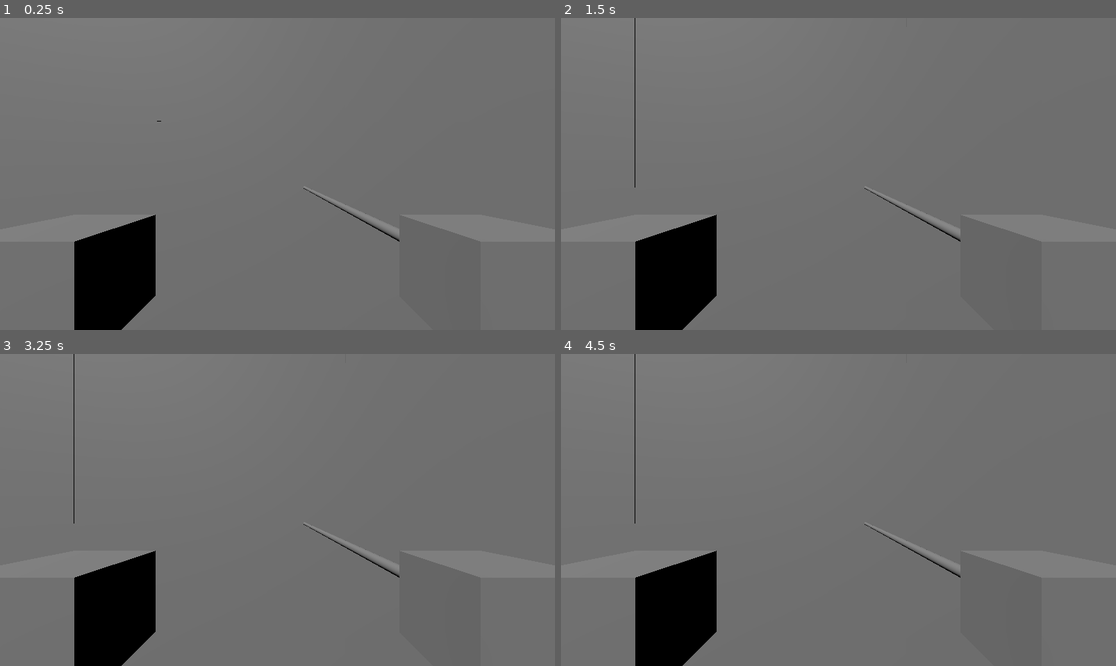
Above: before the commit, frames 1-4 (two rows, left to right).
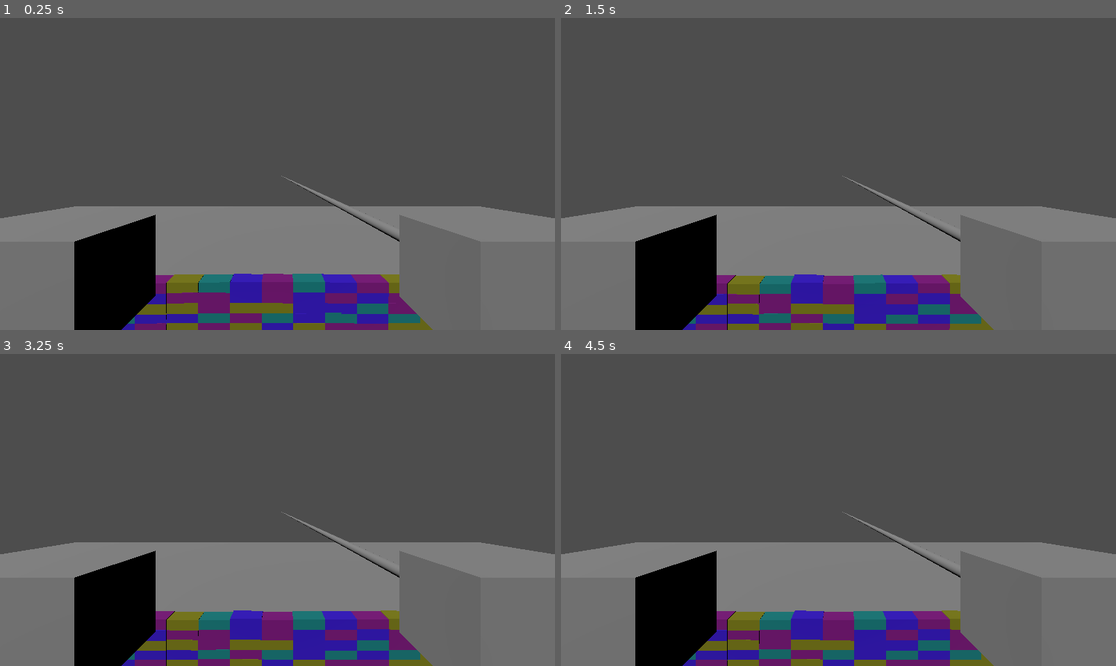
Above: after the commit, the same moments.

Repository: hweij/Kick-a-Brick
Game: Godot game, scene res://main.tscn
Two runs of this game, one before a commit and one after it. Both use one fixed random seed, a clock stepped at 60 frames per second and the inputs below.
Inputs:
- Up to frame 1 (0.25 s): no input
- Up to frame 2 (1.5 s): tap Enter at 1.25 s
- Up to frame 3 (3.25 s): tap Space at 2 s; tap Enter at 2.75 s
- Up to frame 4 (4.5 s): tap Space at 3.5 s; tap Enter at 4.25 s

The runs differ from the first frame. In frame 1, 69% of the frame differs, in the area x 0-100%, y 0-100%; in frame 2, 69%; in frame 3, 69%; in frame 4, 69%.

Commit message:
add rigid brick, color, solve jittering (set inertia)

Diff:
--- a/RightController.gd
+++ b/RightController.gd
@@ -39,4 +39,4 @@
 			print(result)
 			var local_pos = result.position - obj.position
 			print(local_pos)
-			result.collider.apply_impulse(dir, local_pos)
+			result.collider.apply_impulse(dir * 10, local_pos)
--- a/main.gd
+++ b/main.gd
@@ -29,9 +29,32 @@
 	# print(leftController.get_input("trigger_click"))
 
 func create_wall():
-	var scene = load("res://rigid_box.tscn")
-	for row in 3:
-		for col in 7:
+	const colors = [
+		Color(0.5, 0.0, 0.5),
+		Color(0.5, 0.5, 0.0),
+		Color(0.0, 0.5, 0.5),
+		Color(0.2, 0.0, 0.8)
+	]
+	var materials = [];
+	for i in 4:
+		var mat = StandardMaterial3D.new()
+		mat.albedo_color = colors[i]
+		materials.push_back(mat)
+	const num_rows = 6
+	const num_cols = 20
+	const w = 0.3
+	const h = 0.1
+	const offset_x = num_cols * w / 2
+	const offset_y = h / 2
+	var scene = load("res://rigid_brick.tscn")
+	var boxes = []
+	for row in num_rows:
+		for col in num_cols:
 			var box = scene.instantiate()
+			#var mat = StandardMaterial3D.new()
+			#var mat = box.get_node("Mesh").get_surface_override_material(0)
+			#mat.albedo_color = Color(randf(), randf(), randf())
+			box.get_node("Mesh").set_surface_override_material(0, materials[randi() % 4])
+			box.transform.origin = Vector3(col * w - offset_x, row * h + offset_y, -2)
 			self.add_child(box)
-			box.transform.origin = Vector3(col - 3, row + 0.5, -2)
+			boxes.push_back(box)
--- a/player.gd
+++ b/player.gd
@@ -7,5 +7,5 @@
 	$XROrigin3D.remove_child($XROrigin3D/PlayerPlaceholder)
 
 # Called every frame. 'delta' is the elapsed time since the previous frame.
-func _process(delta):
+func _process(_delta):
 	pass
--- a/rigid_box.tscn
+++ b/rigid_box.tscn
@@ -5,7 +5,6 @@
 [sub_resource type="BoxMesh" id="BoxMesh_xxyxt"]
 
 [node name="RigidBox" type="RigidBody3D"]
-transform = Transform3D(1, 0, 0, 0, 1, 0, 0, 0, 1, 0, 0, 0)
 
 [node name="CollisionShape3D" type="CollisionShape3D" parent="."]
 shape = SubResource("BoxShape3D_rm5v7")
--- /dev/null
+++ b/rigid_brick.tscn
@@ -0,0 +1,20 @@
+[gd_scene load_steps=4 format=3 uid="uid://jhbud57g1qm0"]
+
+[sub_resource type="BoxShape3D" id="BoxShape3D_rm5v7"]
+size = Vector3(0.3, 0.1, 0.16)
+
+[sub_resource type="StandardMaterial3D" id="StandardMaterial3D_38spt"]
+albedo_color = Color(0.580392, 0.12549, 0.192157, 1)
+
+[sub_resource type="BoxMesh" id="BoxMesh_xxyxt"]
+material = SubResource("StandardMaterial3D_38spt")
+size = Vector3(0.3, 0.1, 0.16)
+
+[node name="RigidBox" type="RigidBody3D"]
+inertia = Vector3(0.04, 0.02, 0.02)
+
+[node name="CollisionShape3D" type="CollisionShape3D" parent="."]
+shape = SubResource("BoxShape3D_rm5v7")
+
+[node name="Mesh" type="MeshInstance3D" parent="."]
+mesh = SubResource("BoxMesh_xxyxt")
